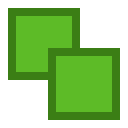
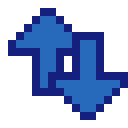
Comparing the layer stacks of the two w=128, h=128 images. Changes:
added group "Sort Symbol" with 2 layers above "Copy Symbol" over box(8, 8, 128, 120)
added layer "Sort Symbol Down Arrow" in group "Sort Symbol" over box(48, 24, 128, 120)
added layer "Sort Symbol Up Arrow" in group "Sort Symbol" over box(8, 8, 96, 104)
hid "Copy Symbol" over box(8, 8, 128, 120)
